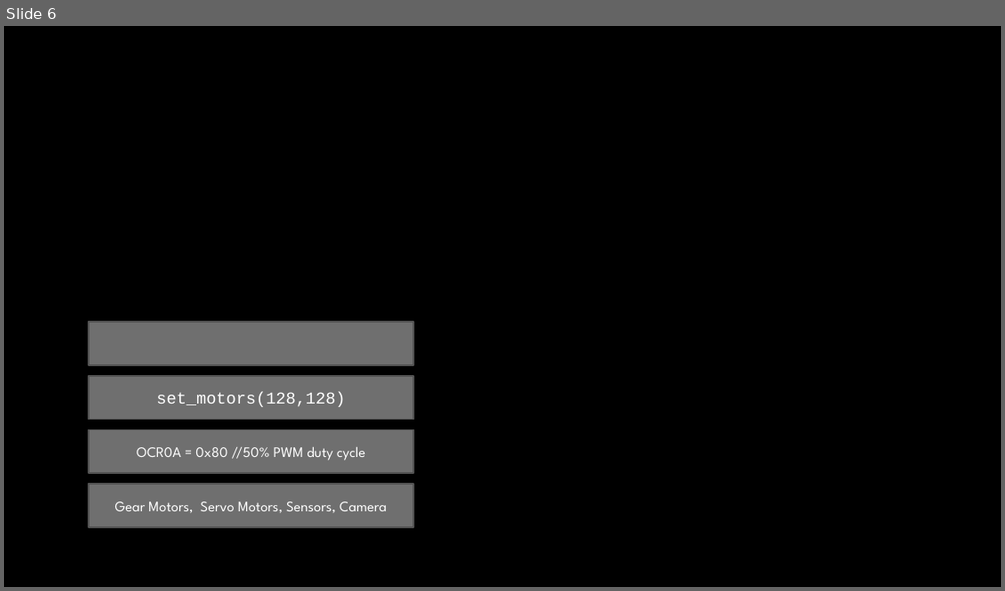
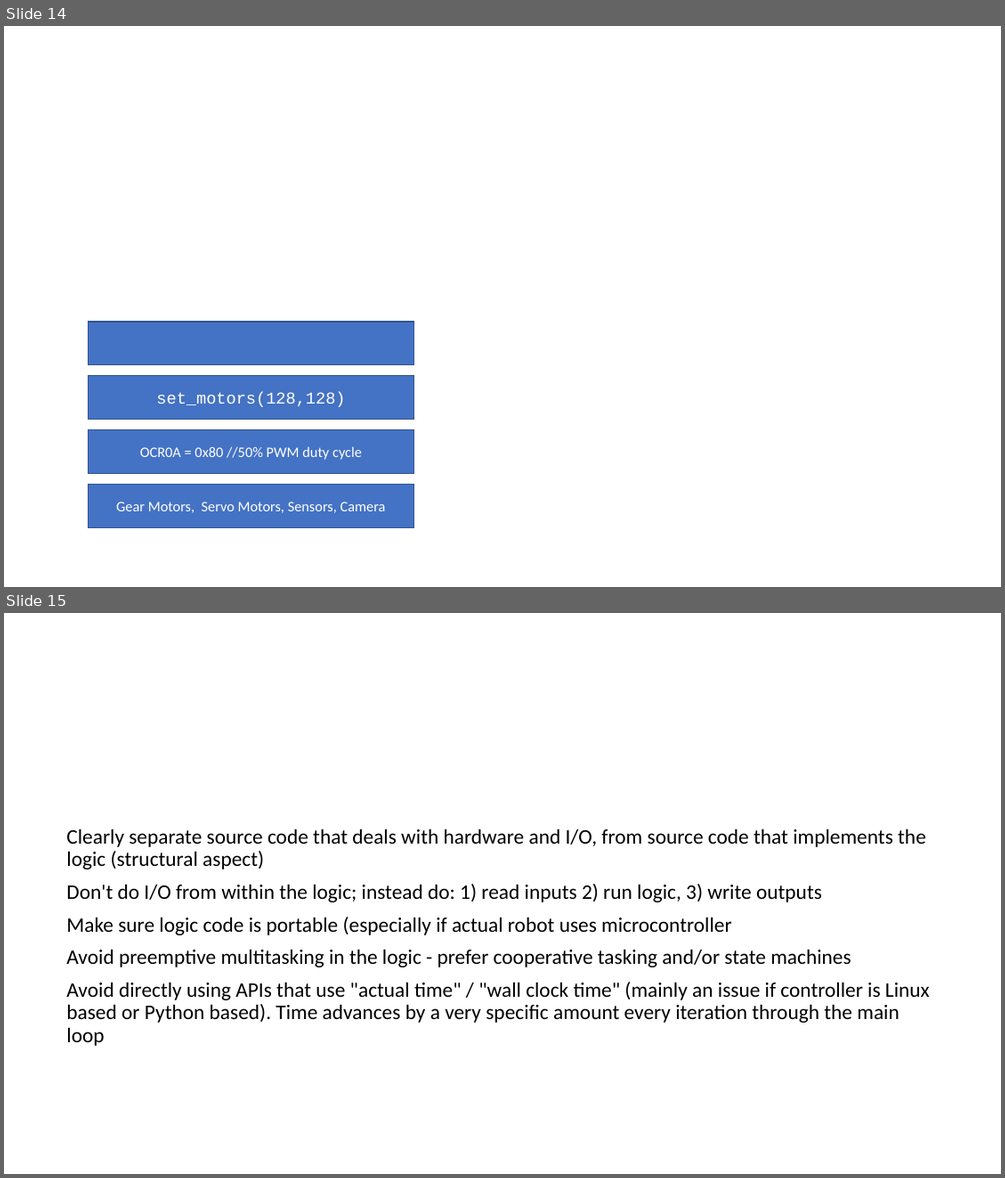
Before and after one commit to nettercm/simple_3pi_simulation, a slide deck: DPRG Monthly Meeting 2020-10-10.pptm. Shown one above the other, each under a label of ours: slide 6 before the commit, slides 14 and 15 after it. The pictures are 1005x591 and 1005x1178 pixels, drawn with LibreOffice and Linux fonts; fonts in the diff are those of the drawing; background and template pictures are left out. Boxes give left, top, right and bottom in pixels: in the first picture for what was removed or moved away, otherwise in the second. Text is boxed around its words. In the diff, an @@ line names an element or a change of style, - is before the commit and + after.

```diff
--- a/DPRG Monthly Meeting 2020-10-10.pptm
+++ b/DPRG Monthly Meeting 2020-10-10.pptm
@@ slide 15 added at box(4, 613, 1001, 1174), background #FFFFFF @@
@@ text added at box(66, 828, 930, 1046), 20 pt, text #000000 @@
+Clearly separate source code that deals with hardware and I/O, from source code that implements the logic (structural aspect)
+Don't do I/O from within the logic; instead do: 1) read inputs 2) run logic, 3) write outputs
+Make sure logic code is portable (especially if actual robot uses microcontroller
+Avoid preemptive multitasking in the logic - prefer cooperative tasking and/or state machines
+Avoid directly using APIs that use "actual time" / "wall clock time" (mainly an issue if controller is Linux based or Python based). Time advances by a very specific amount every iteration through the main loop
@@ what was slide 6 is now slide 14 @@
@@ slide 14 changed as well @@
@@ background picture (left out) to #FFFFFF @@
@@ rectangle at box(89, 321, 413, 365): fill #6F6F6F to #4472C4; outline #525252 1.5 pt to #325491 1 pt @@
@@ rectangle "set_motors(128,128)" at box(89, 376, 413, 419): fill #6F6F6F to #4472C4; outline #525252 1.5 pt to #325491 1 pt @@
@@ rectangle "OCR0A = 0x80 //50% PWM ..." at box(89, 430, 413, 473): font League Spartan to Calibri; fill #6F6F6F to #4472C4; outline #525252 1.5 pt to #325491 1 pt @@
@@ rectangle "Gear Motors, Servo Motors, Sensors, ..." at box(89, 483, 413, 527): font League Spartan to Calibri; fill #6F6F6F to #4472C4; outline #525252 1.5 pt to #325491 1 pt @@
```
Also in this commit, not shown: 10 other slides changed, 7 other slides added, 3 slides removed.
